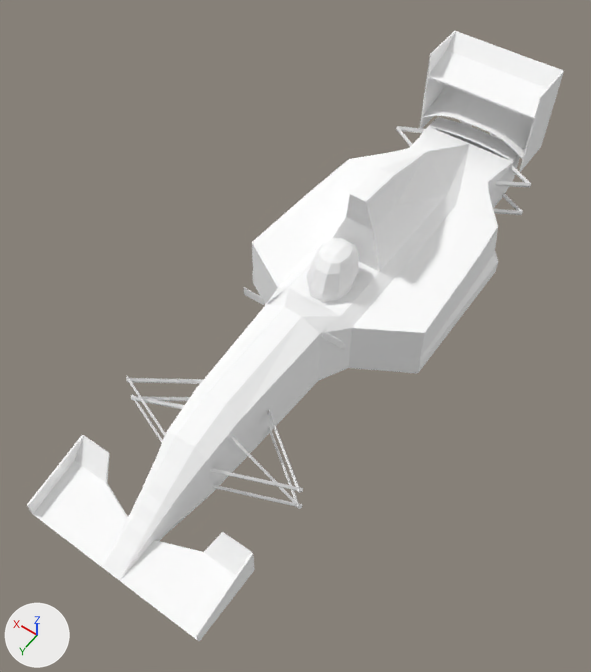
Renders of the glTF model game/assets/models/vehicles/f1_94/variants/f1_2009_fw31/geometry/F1_2009_fw31_chassis.glb from each side of a commit.
Rendered twice from a camera (50 mm lens) standing at (-1.78, 3.14, 3.99) and looking at (0.03, 0.6, 0.01). Lighting does not change. The marker at lower left points along +X, +Y and +Z. The first picture is the older version. Where no turn or scale is listed for an object, it has been applied to the vertices.

The first picture shows 'GEO_AERO_FRONT_WING', 'GEO_AERO_REAR_WING', 'GEO_CHASSIS', 'GEO_DRIVER_HELMET', 'GEO_NOSE', 'GEO_SUSPENSION_FL', 'GEO_SUSPENSION_FR', 'GEO_SUSPENSION_RL' and 1 more.
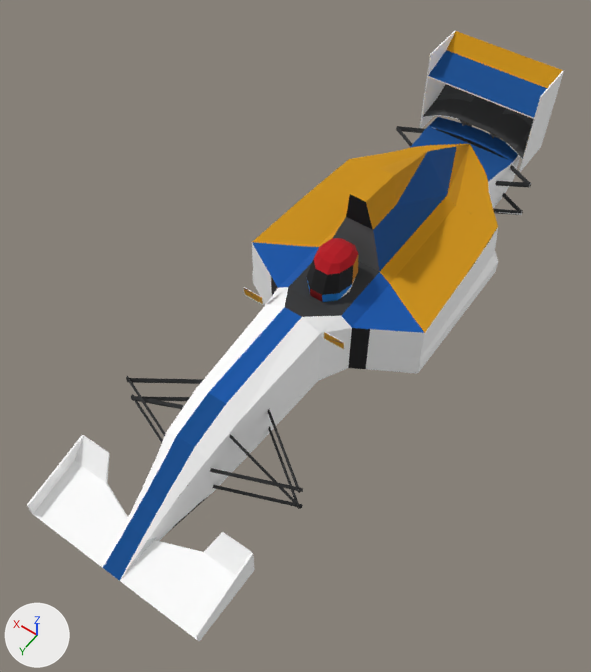
What differs and where, as boxes [x1, y1, x2, y2] in the pictures (591 x 672 px):
'GEO_CHASSIS', surface changed (darker): [166, 117, 520, 492] in both
'GEO_AERO_REAR_WING', surface changed (darker): [420, 31, 564, 172] in both
'GEO_NOSE', surface changed (white to blue): [103, 433, 213, 581] in both
'GEO_DRIVER_HELMET', surface changed (darker): [306, 238, 358, 302] in both
'GEO_SUSPENSION_FL', surface changed (white to grey): [210, 409, 303, 509] in both
'GEO_SUSPENSION_FR', surface changed (white to black): [126, 376, 204, 443] in both
'GEO_SUSPENSION_RL', surface changed (white to black): [493, 165, 531, 215] in both

The edits, one by one:
Picture 'GEO_SUSPENSION_RL' (img_geo_suspension_rl) is new.
Picture 'GEO_SUSPENSION_FR' (img_geo_suspension_fr) is new.
Picture 'GEO_SUSPENSION_FL' (img_geo_suspension_fl) is new.
Picture 'GEO_NOSE' (img_geo_nose) is new.
Picture 'GEO_DRIVER_HELMET' (img_geo_driver_helmet) is new.
Picture 'GEO_CHASSIS' (img_geo_chassis) is new.
Picture 'GEO_AERO_REAR_WING' (img_geo_aero_rear_wing) is new.
In material 'MAT_GEO_AERO_REAR_WING' (mat_mat_geo_aero_rear_wing), base_color is no longer (1.0, 1.0, 1.0), white #ffffff.
In material 'MAT_GEO_AERO_REAR_WING' (mat_mat_geo_aero_rear_wing), texture is now set to img_geo_aero_rear_wing.
In material 'MAT_GEO_CHASSIS' (mat_mat_geo_chassis), base_color is no longer (1.0, 1.0, 1.0), white #ffffff.
In material 'MAT_GEO_CHASSIS' (mat_mat_geo_chassis), texture is now set to img_geo_chassis.
In material 'MAT_GEO_DRIVER_HELMET' (mat_mat_geo_driver_helmet), base_color is no longer (1.0, 1.0, 1.0), white #ffffff.
In material 'MAT_GEO_DRIVER_HELMET' (mat_mat_geo_driver_helmet), texture is now set to img_geo_driver_helmet.
In material 'MAT_GEO_NOSE' (mat_mat_geo_nose), base_color is no longer (1.0, 1.0, 1.0), white #ffffff.
In material 'MAT_GEO_NOSE' (mat_mat_geo_nose), texture is now set to img_geo_nose.
In material 'MAT_GEO_SUSPENSION_FL' (mat_mat_geo_suspension_fl), base_color is no longer (1.0, 1.0, 1.0), white #ffffff.
In material 'MAT_GEO_SUSPENSION_FL' (mat_mat_geo_suspension_fl), texture is now set to img_geo_suspension_fl.
In material 'MAT_GEO_SUSPENSION_FR' (mat_mat_geo_suspension_fr), base_color is no longer (1.0, 1.0, 1.0), white #ffffff.
In material 'MAT_GEO_SUSPENSION_FR' (mat_mat_geo_suspension_fr), texture is now set to img_geo_suspension_fr.
In material 'MAT_GEO_SUSPENSION_RL' (mat_mat_geo_suspension_rl), base_color is no longer (1.0, 1.0, 1.0), white #ffffff.
In material 'MAT_GEO_SUSPENSION_RL' (mat_mat_geo_suspension_rl), texture is now set to img_geo_suspension_rl.
